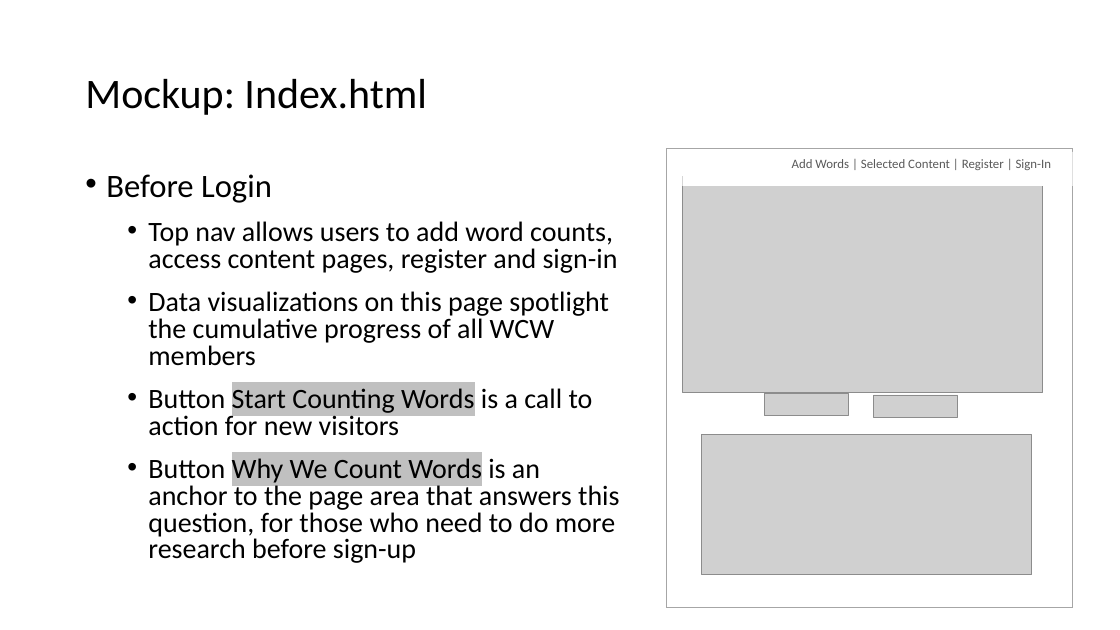
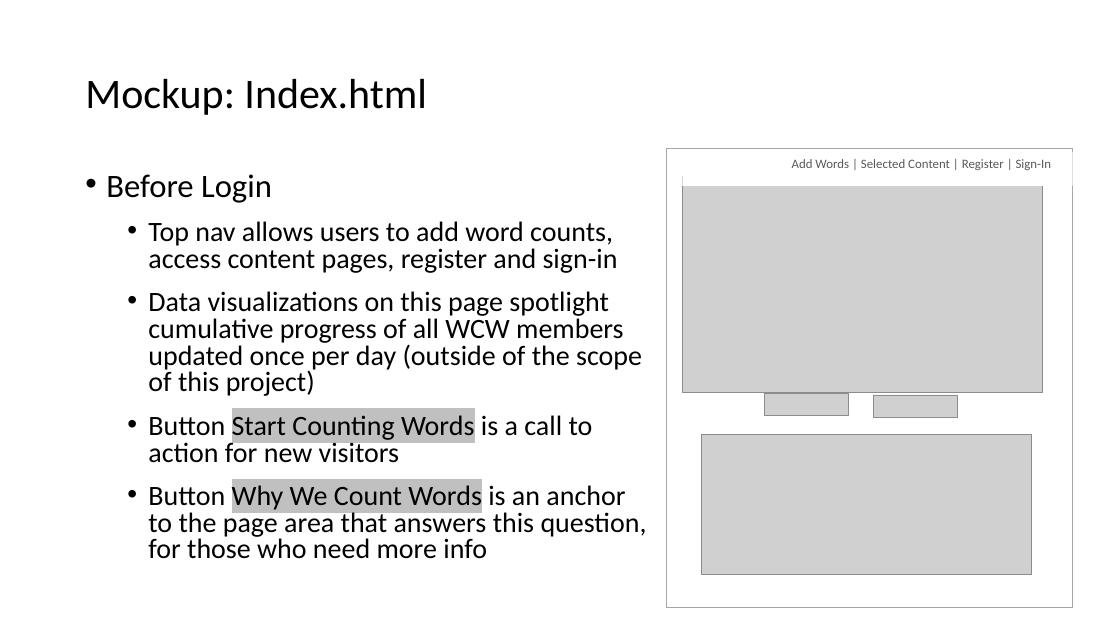
Before and after one commit to wecountwords/final--project, a slide deck: slide 4 of TEgan_CSCI-E-33A_FinalProject.pptx. Drawn at 1120x630 pixels with LibreOffice and Linux fonts; fonts in the diff are those of the drawing; grey boxes stand for pictures. Boxes give left, top, right and bottom in pixels: in the first picture for what was removed or moved away, otherwise in the second. Text is boxed around its words. In the diff, an @@ line names an element or a change of style, - is before the commit and + after.

Commit message:
updated with out of scope info

```diff
--- a/TEgan_CSCI-E-33A_FinalProject.pptx
+++ b/TEgan_CSCI-E-33A_FinalProject.pptx
@@ text at [148, 291, 642, 396]: text changed @@
-  • Data visualizations on this page spotlight the cumulative progress of all WCW members
+  • Data visualizations on this page spotlight cumulative progress of all WCW members updated once per day (outside of the scope of this project)
@@ text at [148, 485, 647, 559]: text changed @@
-  • Button Why We Count Words is an anchor to the page area that answers this question, for those who need to do more research before sign-up
+  • Button Why We Count Words is an anchor to the page area that answers this question, for those who need more info
```
Also in this commit, not shown: 1 other slide changed, 1 slide added, 1 slide removed.
